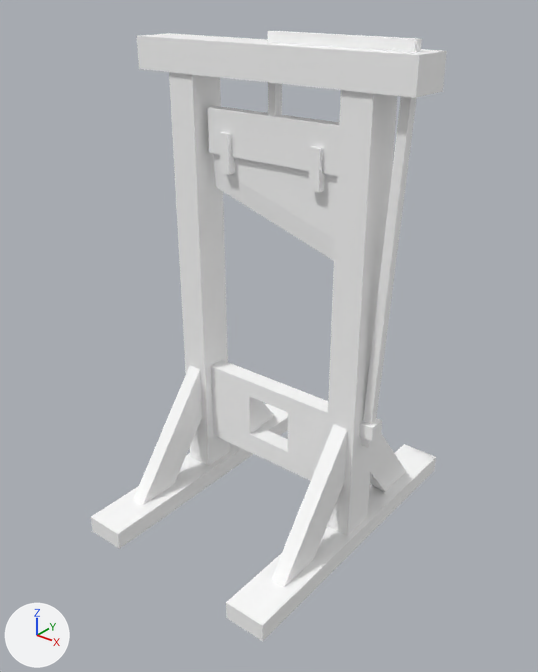
An edit to the glTF model assets/synty/simple_fantasy/models/SF_Prop_Guillotine_01.glb, drawn before and after from the same camera.
Rendered twice from a camera (50 mm lens) standing at (0.0616, -0.0782, 0.0782) and looking at (0.0009, -0.0023, 0.0311). Arrows for +X, +Y and +Z are at lower left; the lights stay in place.

Names of what the first picture shows: 'SF_Prop_Guillotine_01'.
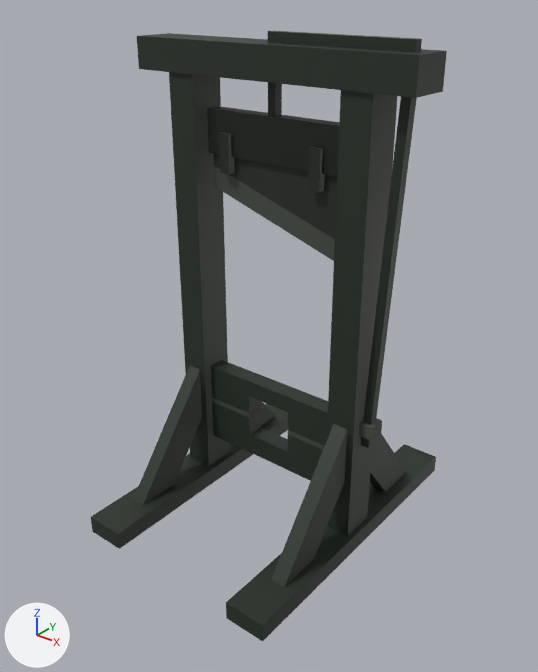
What differs and where, as boxes [x1, y1, x2, y2] in the pictures (538 x 672 px):
'SF_Prop_Guillotine_01', surface changed (grey to black)
    both: [91, 31, 447, 642]

Edits to the bpy script that builds the scene:
```text
Add img_undead_footman_01:
    img_undead_footman_01 = load_image('Undead_Footman_01', '_unpacked/Undead_Footman_01', 512, 512, 'sRGB')
Change mat_lambert1:
    remove mat_lambert1.base_color = (1.0, 1.0, 1.0)  # white #ffffff
    add mat_lambert1.texture = img_undead_footman_01
```
